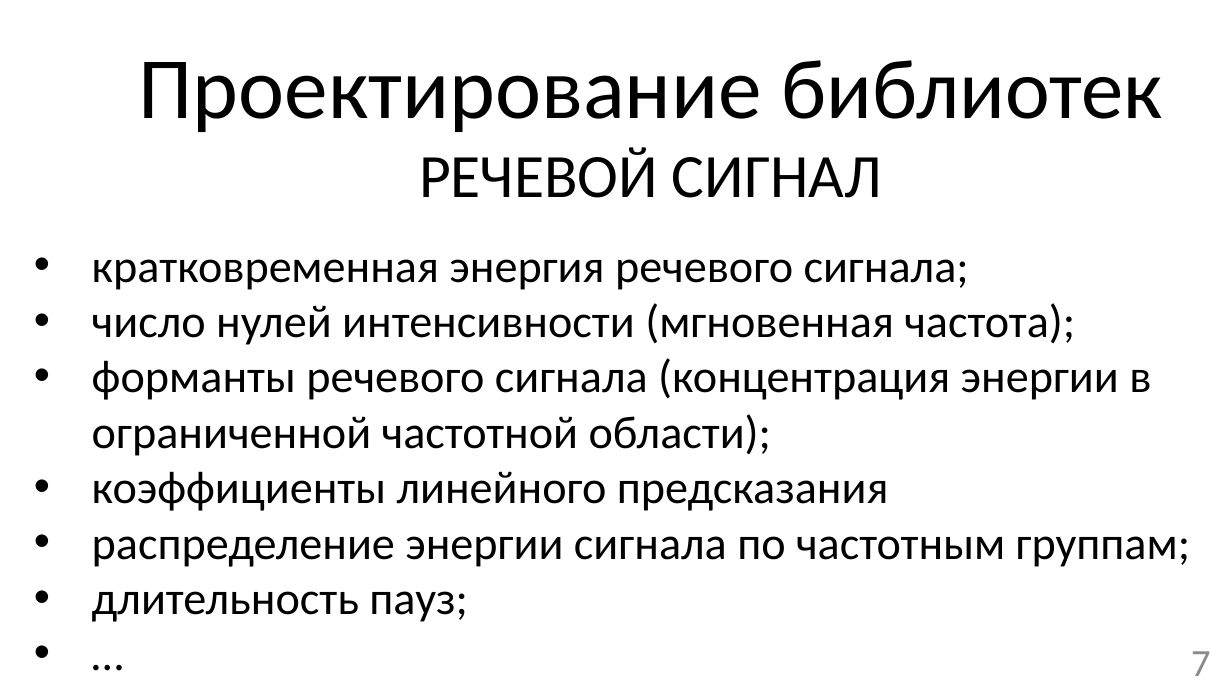
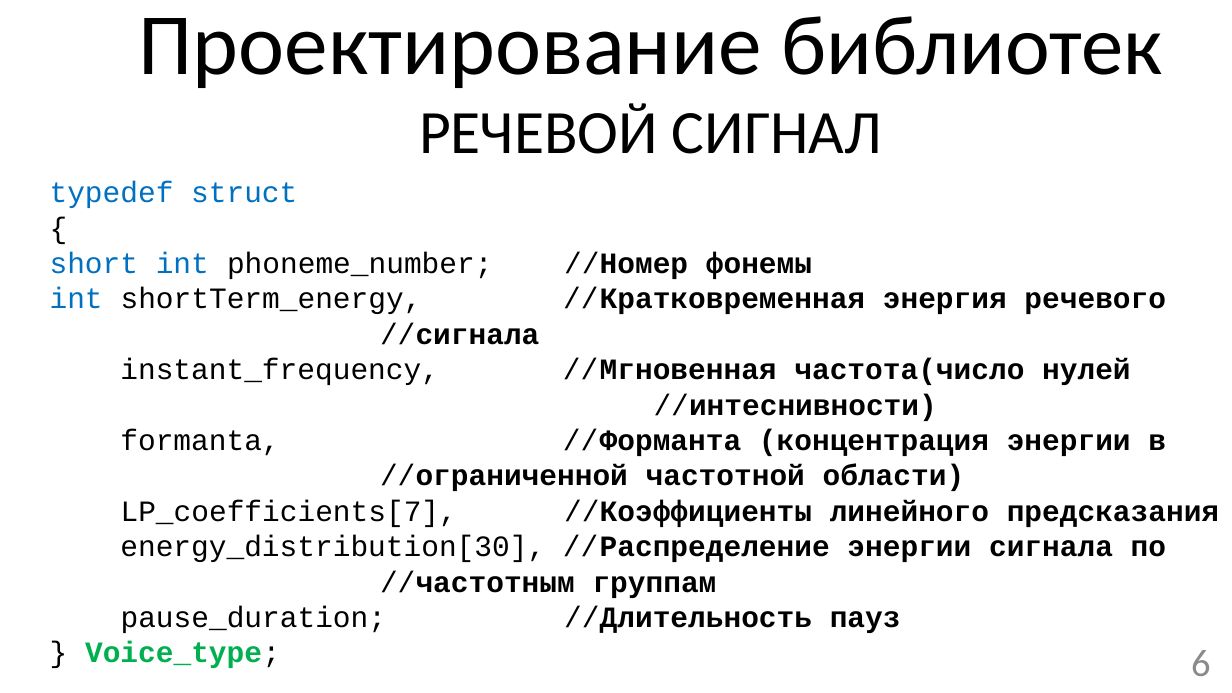
Before and after one commit to mrAdiy/rmsc_bak, a slide deck: slide 6 of Презентация бакалаврской SPEECH.pptx (slide 7 before the commit). Drawn at 1232x693 pixels with LibreOffice and Linux fonts; fonts in the diff are those of the drawing. Boxes give left, top, right and bottom in pixels: in the first picture for what was removed or moved away, otherwise in the second. Text is boxed around its words. In the diff, an @@ line names an element or a change of style, - is before the commit and + after.

```diff
--- a/Презентация бакалаврской SPEECH.pptx
+++ b/Презентация бакалаврской SPEECH.pptx
@@ text "Проектирование библиотек": place and size @@
-text "Проектирование библиотек" at (139, 60, 1163, 198)
+text "Проектирование библиотек" at (139, 16, 1163, 154)
@@ text at (50, 181, 1219, 668): text changed; size 36 to 23 pt; font Calibri to Courier New; bold on @@
-• кратковременная энергия речевого сигнала;
-• число нулей интенсивности (мгновенная частота);
-• форманты речевого сигнала (концентрация энергии в ограниченной частотной области);
-• коэффициенты линейного предсказания
-• распределение энергии сигнала по частотным группам;
-• длительность пауз;
-• …
+typedef struct
+{
+short int phoneme_number; //Номер фонемы
+int shortTerm_energy, //Кратковременная энергия речевого //сигнала
+instant_frequency, //Мгновенная частота(число нулей //интеснивности)
+formanta, //Форманта (концентрация энергии в //ограниченной частотной области)
+LP_coefficients[7], //Коэффициенты линейного предсказания
+energy_distribution[30], //Распределение энергии сигнала по //частотным группам
+pause_duration; //Длительность пауз
+} Voice_type;
@@ page number at (1191, 650, 1210, 676): text changed @@
-7
+6
```
Also in this commit, not shown: 7 other slides changed, 4 slides added, 8 slides removed, 1 other file.
